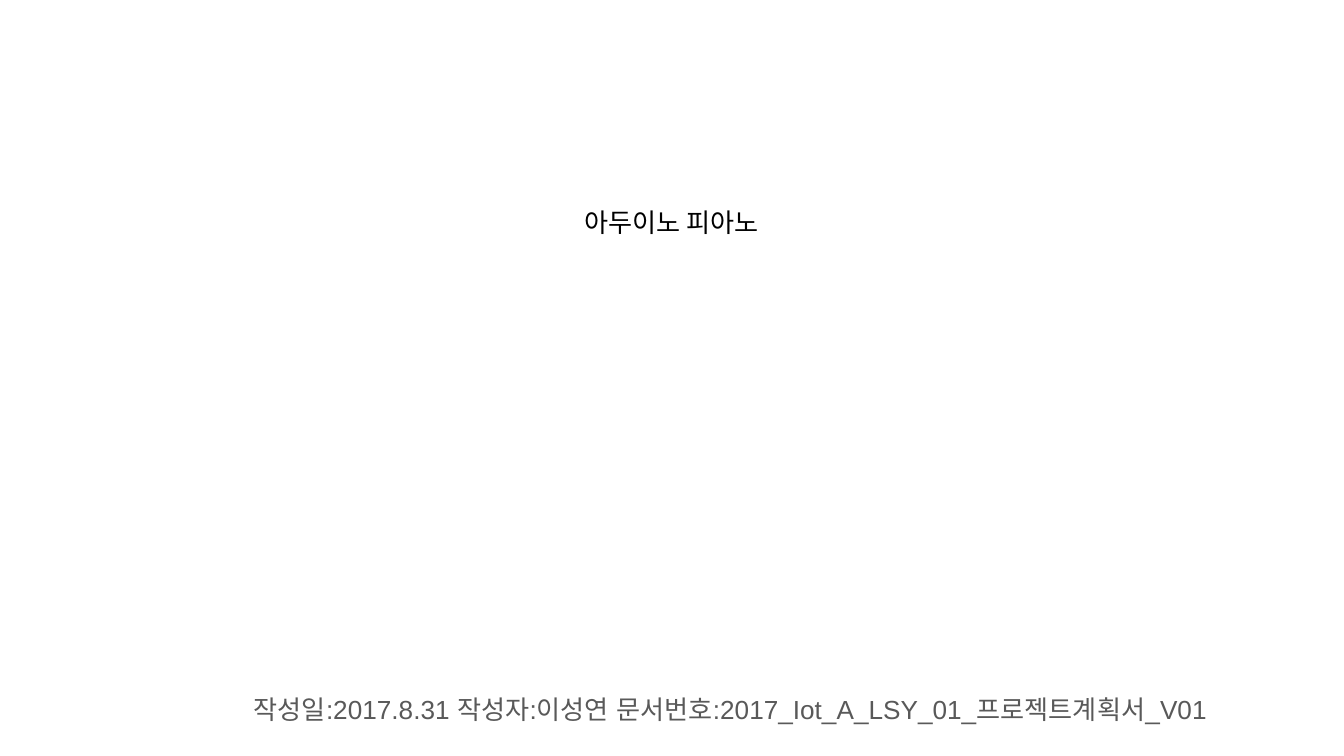
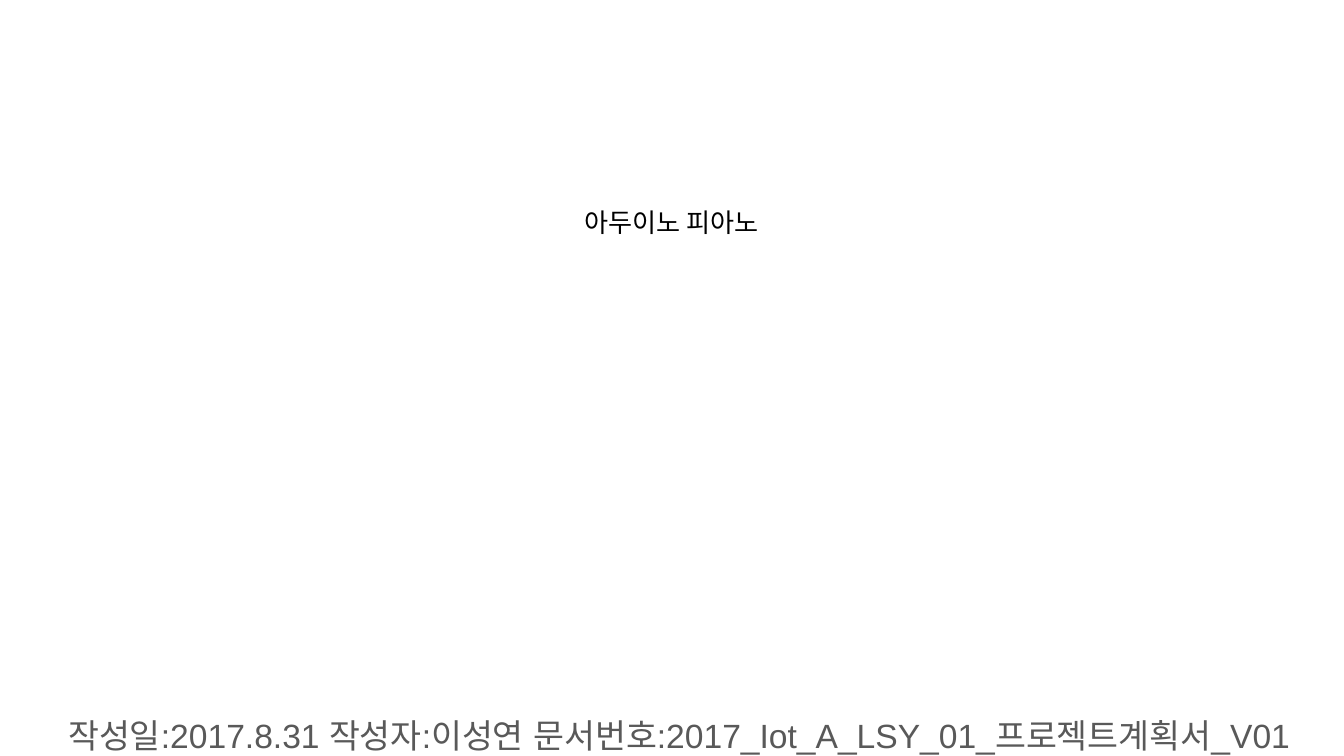
Before and after one commit to superpeter1231004/TEdI_ArduinoPiano, a slide deck: slide 1 of report/2017_Iot_A_LSY_01_프로젝트계획서_V01.pptx. Drawn at 1344x756 pixels with LibreOffice and Linux fonts; fonts in the diff are those of the drawing. Boxes give left, top, right and bottom in pixels: in the first picture for what was removed or moved away, otherwise in the second. Text is boxed around its words. In the diff, an @@ line names an element or a change of style, - is before the commit and + after.

```diff
--- a/report/2017_Iot_A_LSY_01_프로젝트계획서_V01.pptx
+++ b/report/2017_Iot_A_LSY_01_프로젝트계획서_V01.pptx
@@ subtitle "작성일:2017.8.31 작성자:이성연 문서번호:2017_Iot_A_LSY_01_프로젝트계획서_V01" moved from (x1=254, y1=697, x2=1206, y2=724) to (x1=68, y1=720, x2=1290, y2=755) @@
@@ subtitle "작성일:2017.8.31 작성자:이성연 문서번호:2017_Iot_A_LSY_01_프로젝트계획서_V01" at (x1=68, y1=720, x2=1290, y2=755): size 14 to 18 pt @@
```
Also in this commit, not shown: 1 other slide changed, 5 slides added.
